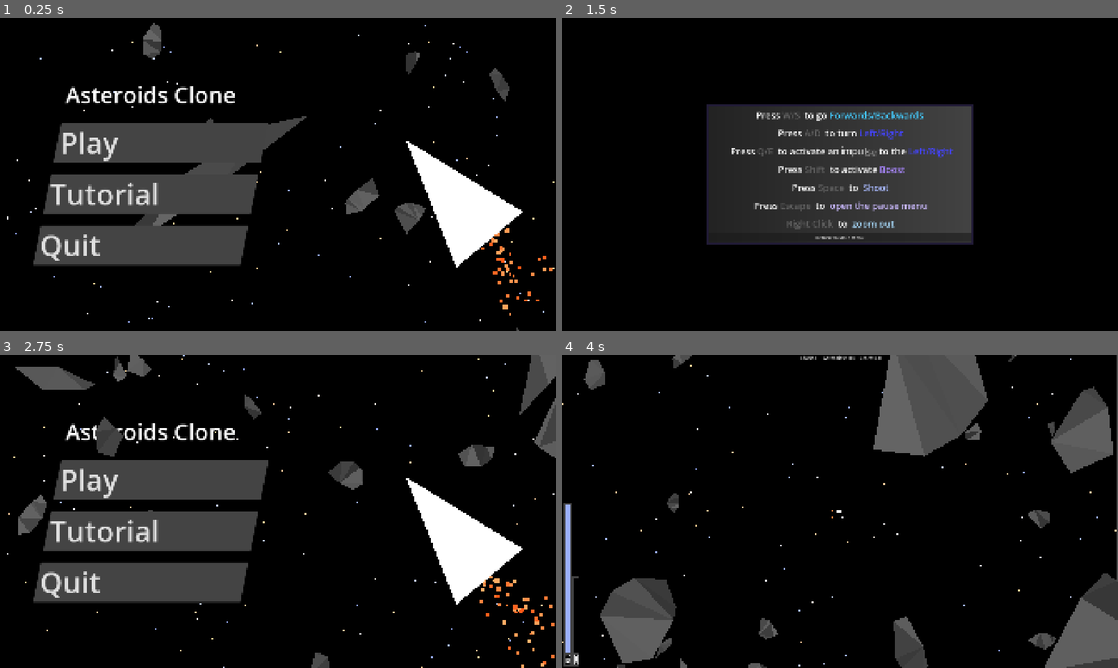
Above: before the commit, frames 1-4 (two rows, left to right).
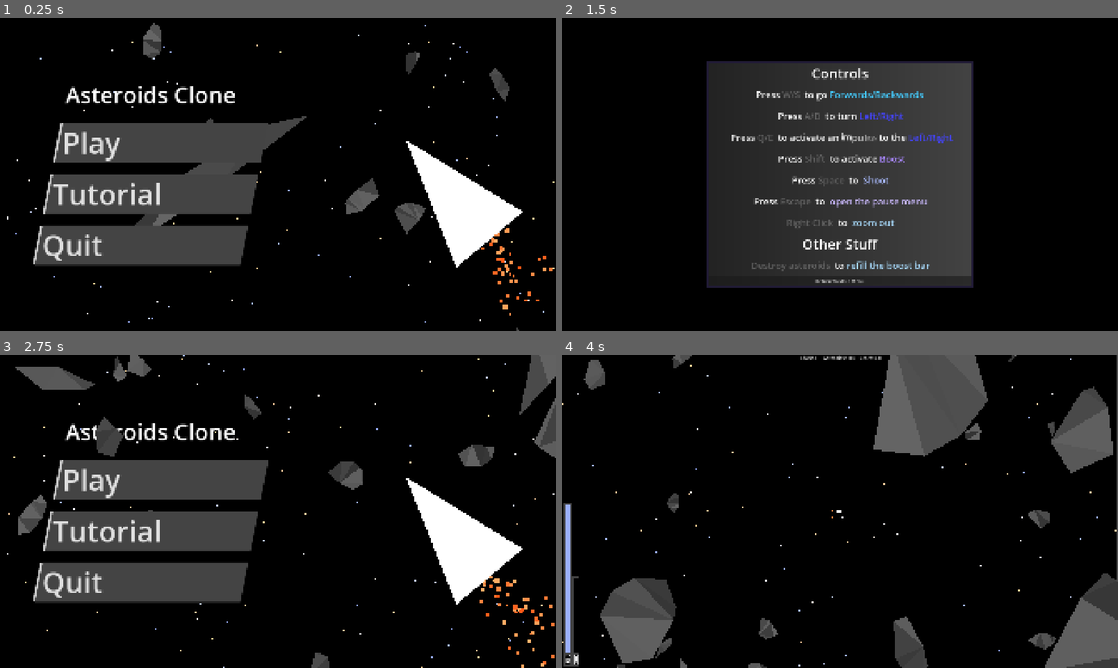
Above: after the commit, the same moments.

Repository: ProudFridge/Asteroids
Game: Godot game, scene res://scenes/main_menu/main_menu.tscn
Same seed, same stepped clock (60 frames per second), same inputs: the game is played once before the commit and once after it. Sound files missing from this copy of the repository are replaced by a short silence.
Inputs (mouse positions are in pixels of both pictures, inside the frame that each line leads up to):
- Up to frame 1 (0.25 s): no input
- Up to frame 2 (1.5 s): click "Tutorial" at 0.5 s; tap Enter at 1.25 s; move the mouse to (962, 158) at 1.27 s; hold D (turn_right) from 1.28 s (still down); hold E (e) from 1.28 s (still down); click (962, 158) at 1.42 s
- Up to frame 3 (2.75 s): tap Q (q) at 1.55 s; release D (turn_right) at 2 s; release E (e) at 2 s; click "Return To Main Menu" at 2 s
- Up to frame 4 (4 s): click "Play" at 2.75 s; tap Space (space) at 3.5 s; move the mouse to (728, 527) at 3.52 s; hold S (backwards) from 3.53 s (still down); tap Q (q) at 3.6 s; tap E (e) at 3.8 s

The runs differ from the first frame. In frame 1, 1.7% of the frame differs, in the area x 6-29%, y 33-80%; in frame 2, 17%, in the area x 26-74%, y 13-87%; in frame 3, 1.7%; in frame 4, nothing differs.

Commit message:
Expand the tutorial page

Diff:
--- a/scenes/Tutorial/tutorial.tscn
+++ b/scenes/Tutorial/tutorial.tscn
@@ -41,9 +41,9 @@
 grow_horizontal = 2
 grow_vertical = 2
 theme_override_constants/margin_left = 500
-theme_override_constants/margin_top = 300
+theme_override_constants/margin_top = 150
 theme_override_constants/margin_right = 500
-theme_override_constants/margin_bottom = 300
+theme_override_constants/margin_bottom = 150
 
 [node name="PanelContainer" type="PanelContainer" parent="MarginContainer" unique_id=1093419292]
 layout_mode = 2
@@ -56,9 +56,15 @@
 [node name="VBoxContainer" type="VBoxContainer" parent="MarginContainer/PanelContainer/TextureRect" unique_id=1857434795]
 layout_mode = 0
 offset_right = 908.0
-offset_bottom = 468.0
-grow_horizontal = 2
-grow_vertical = 2
+offset_bottom = 768.0
+
+[node name="ControlsTitleLabel" type="RichTextLabel" parent="MarginContainer/PanelContainer/TextureRect/VBoxContainer" unique_id=1670240271]
+layout_mode = 2
+size_flags_vertical = 3
+bbcode_enabled = true
+text = "[font_size=48]Controls[/font_size]"
+horizontal_alignment = 1
+vertical_alignment = 1
 
 [node name="RichTextLabel" type="RichTextLabel" parent="MarginContainer/PanelContainer/TextureRect/VBoxContainer" unique_id=509420898]
 layout_mode = 2
@@ -116,6 +122,22 @@
 horizontal_alignment = 1
 vertical_alignment = 1
 
+[node name="OtherThingsTitle" type="RichTextLabel" parent="MarginContainer/PanelContainer/TextureRect/VBoxContainer" unique_id=1054109069]
+layout_mode = 2
+size_flags_vertical = 3
+bbcode_enabled = true
+text = "[font_size=48]Other Stuff[/font_size]"
+horizontal_alignment = 1
+vertical_alignment = 1
+
+[node name="RichTextLabel8" type="RichTextLabel" parent="MarginContainer/PanelContainer/TextureRect/VBoxContainer" unique_id=257256421]
+layout_mode = 2
+size_flags_vertical = 3
+bbcode_enabled = true
+text = " [font_size=32][pulse]Destroy asteroids[/pulse]  to [color=#ADf]refill the boost bar[/color]"
+horizontal_alignment = 1
+vertical_alignment = 1
+
 [node name="Button" type="Button" parent="MarginContainer/PanelContainer/TextureRect/VBoxContainer" unique_id=525107632]
 layout_mode = 2
 text = "Return To Main Menu"
--- a/themes/main_menu/main_menu.tres
+++ b/themes/main_menu/main_menu.tres
@@ -3,12 +3,13 @@
 [sub_resource type="StyleBoxFlat" id="StyleBoxFlat_5seab"]
 bg_color = Color(0.51718444, 0.5171845, 0.51718444, 1)
 skew = Vector2(0.2, 0)
-expand_margin_left = 10.0
+expand_margin_left = 12.0
 
 [sub_resource type="StyleBoxFlat" id="StyleBoxFlat_fv613"]
 bg_color = Color(0.2665752, 0.26657522, 0.26657507, 1)
 skew = Vector2(0.2, 0)
-expand_margin_left = 10.0
+border_width_left = 8
+expand_margin_left = 12.0
 
 [resource]
 Button/font_sizes/font_size = 100
